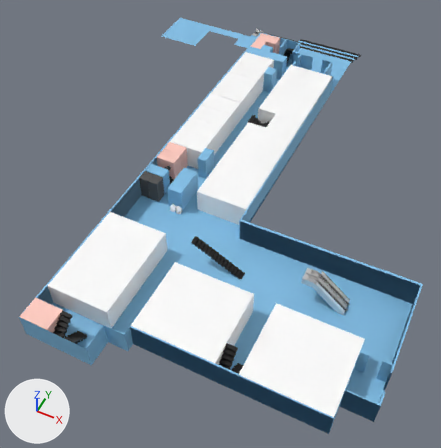
An edit to the glTF model data/map3DModel/building10/10_1.glb, drawn before and after from the same camera.
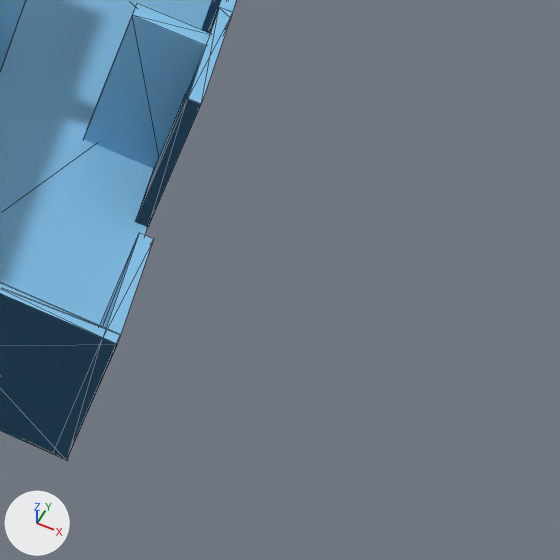
The first picture shows the older version from a camera (50 mm lens) standing at (1.12, -3.15, 2.94) and looking at (-0.19, -0.54, -0.32). The close-ups show both versions on the part from 83% to 100% of the width and 80% to 97% of the height of that picture; other places that the commit changed are outside them. Every picture has the same lights, and +X, +Y and +Z are marked at lower left. The close-ups show mesh edges as thin lines. Where no turn or scale is listed for an object, it has been applied to the vertices.

The older version as bpy lines, for what is in view:
```python
me_平面_016 = bpy.data.meshes.new('平面.016')
me_平面_016.from_pydata(...)  # 304 vertices, 431 faces; spans x -1.02..1.74, y -2.97..0.64, z -0.18..0.1
me_平面_016.materials.append(mat_地面)  # blue #81bfe7
ob_object = bpy.data.objects.new('object', me_平面_016)
ob_object.location = (-0.515, 0.958, 0.084)
```
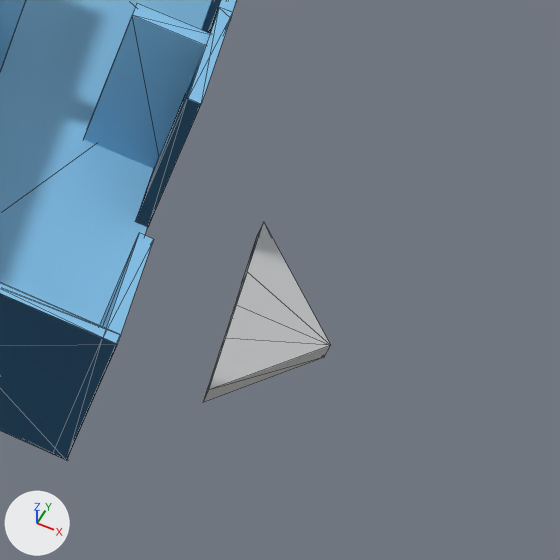
Where the newer file only moved an object's origin or applied its transform, the numbers keep the older frame.

Where the change shows, as pixel boxes (x1, y1, x2, y2) in the close-ups (560 x 560 px):
'transitionTo_全体マップ_10_1_2', added
    after: (203, 222, 331, 402)

Patch to the scene script:
```diff
--- a/data/map3DModel/building10/10_1.glb.py
+++ b/data/map3DModel/building10/10_1.glb.py
@@ mat_material_001 @@
+mat_material_001 = principled_material('Material.001')
+mat_material_001.base_color = (0.497, 0.497, 0.497)  # grey #bbbbbb
@@ me_cube_002 @@
+me_cube_002.from_pydata([(-0.217, 0.0275, 0.0123), (-0.217, 0.0275, -0.0067), (-0.217, 0.0, -0.0067), (-0.217, 0.0, 0.0123), (-0.217, 0.0699, 0.0123), (-0.217, 0.0699, -0.0067), (-0.1505, 0.0, -0.0067), (-0.1505, 0.0, 0.0123), (-0.217, -0.0275, 0.0123), (-0.217, -0.0275, -0.0067), (-0.217, -0.0699, 0.0123), (-0.217, -0.0699, -0.0067)], [], [(0, 3, 2), (0, 2, 1), (2, 3, 7), (2, 7, 6), (4, 5, 6), (4, 6, 7), (1, 2, 6), (1, 6, 5), (4, 7, 0), (7, 3, 0), (0, 1, 5), (0, 5, 4), (8, 9, 2), (8, 2, 3), (10, 7, 6), (10, 6, 11), (9, 11, 6), (9, 6, 2), (10, 8, 7), (8, 3, 7), (8, 10, 11), (8, 11, 9)])
+me_cube_002.materials.append(mat_material_001)  # grey #bbbbbb
@@ ob_transitionto_全体マップ_10_1_2 @@
+ob_transitionto_全体マップ_10_1_2 = bpy.data.objects.new('transitionTo_全体マップ_10_1_2', me_cube_002)
+ob_transitionto_全体マップ_10_1_2.location = (1.511, -1.486, -0.008)
```
